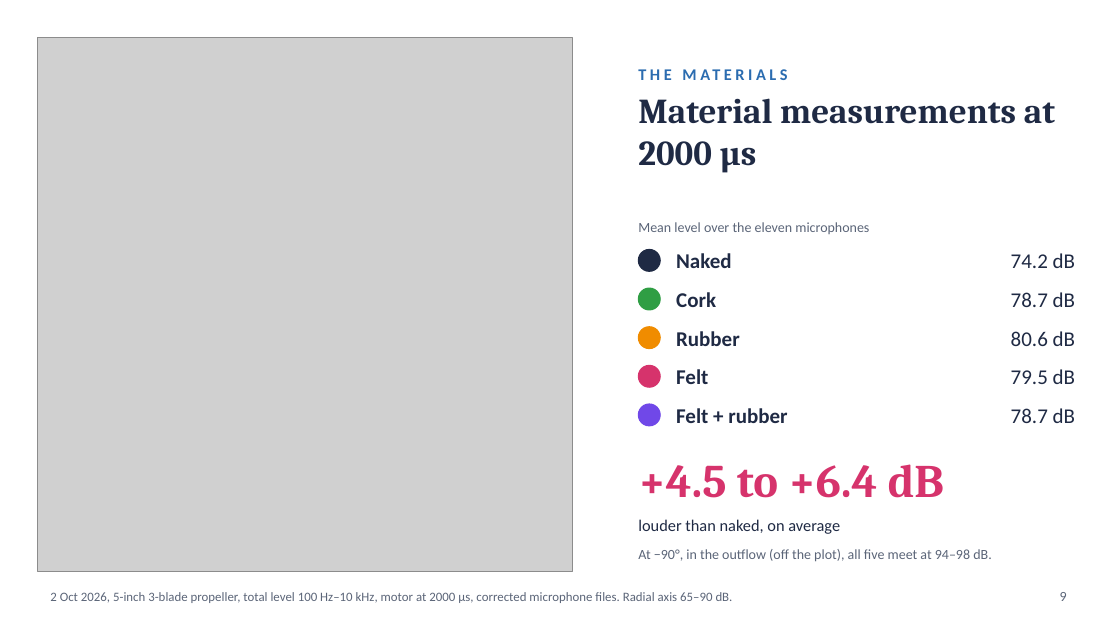
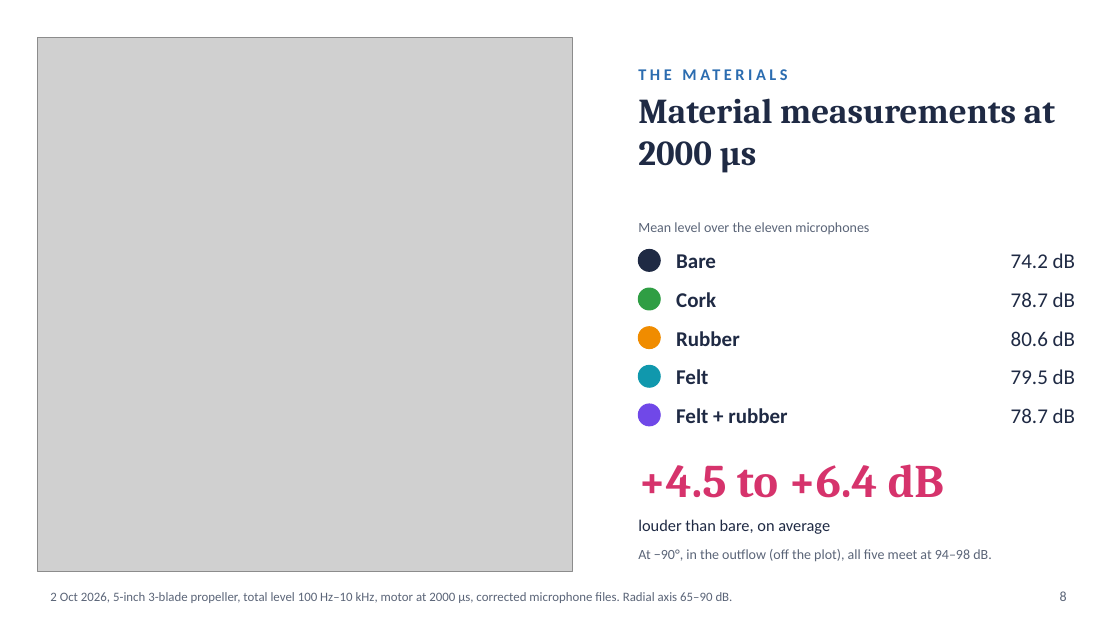
Before and after one commit to asdfgh0318/SoundVisualizer, a slide deck: slide 8 of docs/analysis/chamber-final-2026-10-01/slides/chamber-slides.pptx (slide 9 before the commit). Drawn at 1120x630 pixels with LibreOffice and Linux fonts; fonts in the diff are those of the drawing; grey boxes stand for pictures. Boxes give left, top, right and bottom in pixels: in the first picture for what was removed or moved away, otherwise in the second. Text is boxed around its words. In the diff, an @@ line names an element or a change of style, - is before the commit and + after.

```diff
--- a/docs/analysis/chamber-final-2026-10-01/slides/chamber-slides.pptx
+++ b/docs/analysis/chamber-final-2026-10-01/slides/chamber-slides.pptx
@@ text at box(676, 254, 716, 268): text changed @@
-Naked
+Bare
@@ ellipse at box(639, 365, 660, 387): fill #D6336C to #1098AD; outline #D6336C 1 pt to #1098AD 1 pt @@
@@ text at box(638, 519, 830, 534): text changed @@
-louder than naked, on average
+louder than bare, on average
@@ text at box(1060, 591, 1067, 601): text changed @@
-9
+8
```
Also in this commit, not shown: 5 other slides changed, 1 slide removed, 9 other files.
